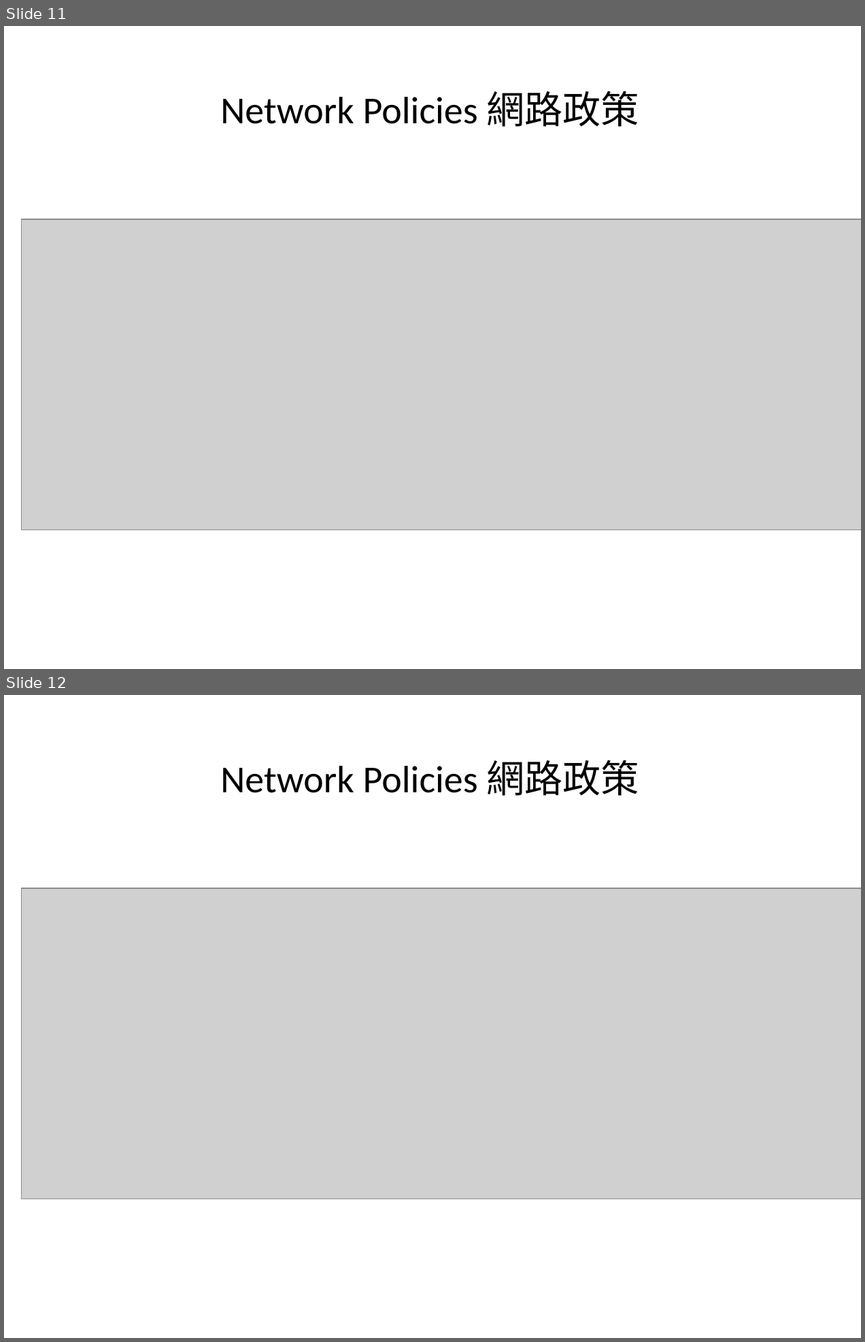
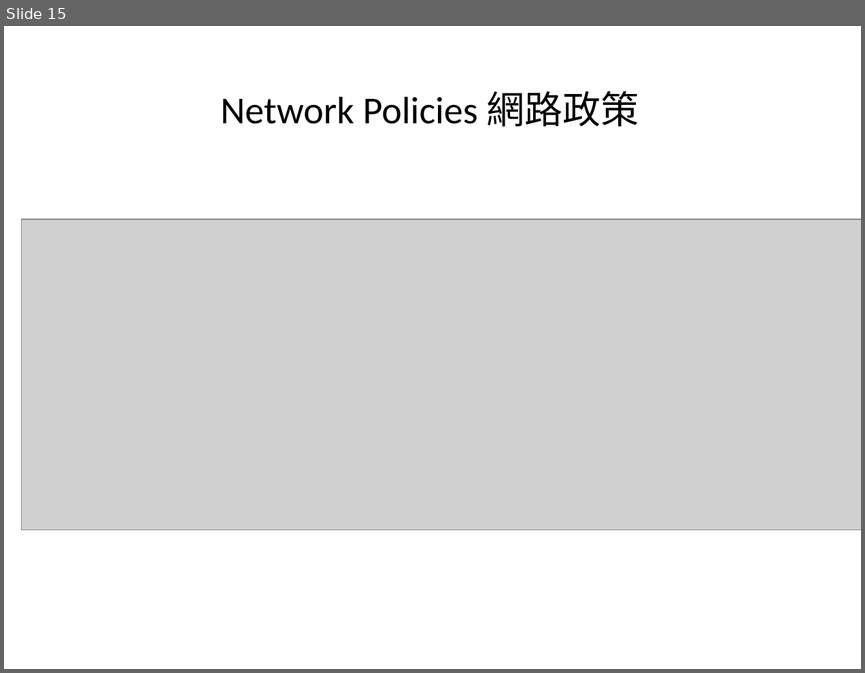
Before and after one commit to 4080E68/S108001484, a slide deck: 0329/0329.pptx. Shown one above the other, each under a label of ours: slides 11 and 12 before the commit, slide 15 after it. The pictures are 865x1342 and 865x673 pixels, drawn with LibreOffice and Linux fonts; fonts in the diff are those of the drawing; grey boxes stand for pictures. Boxes give left, top, right and bottom in pixels: in the first picture for what was removed or moved away, otherwise in the second. Text is boxed around its words. In the diff, an @@ line names an element or a change of style, - is before the commit and + after.

```diff
--- a/0329/0329.pptx
+++ b/0329/0329.pptx
@@ slide 12 removed at bbox=[4, 695, 861, 1338], background #FFFFFF @@
@@ text removed at bbox=[220, 760, 639, 796] @@
-Network Policies 網路政策
@@ picture removed at bbox=[21, 888, 861, 1198] @@
@@ what was slide 11 is now slide 15 @@
```
Also in this commit, not shown: 14 slides added.
